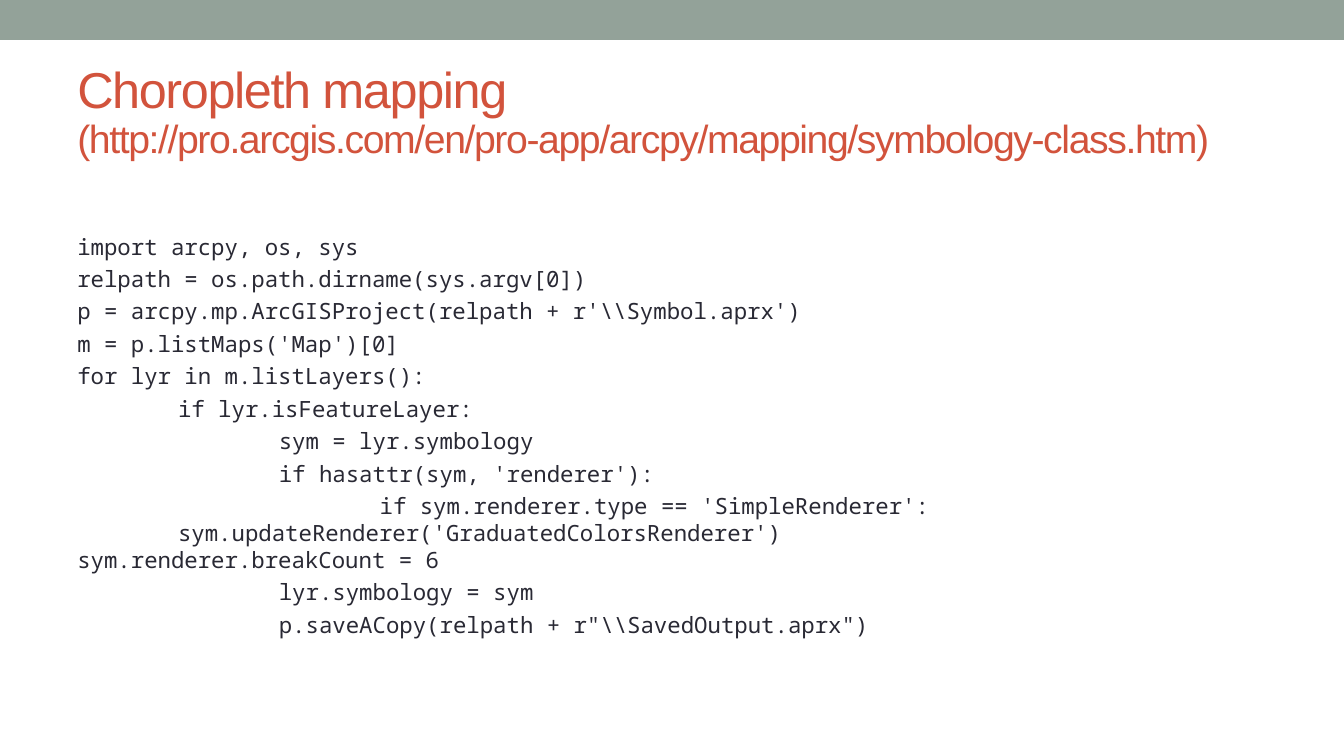
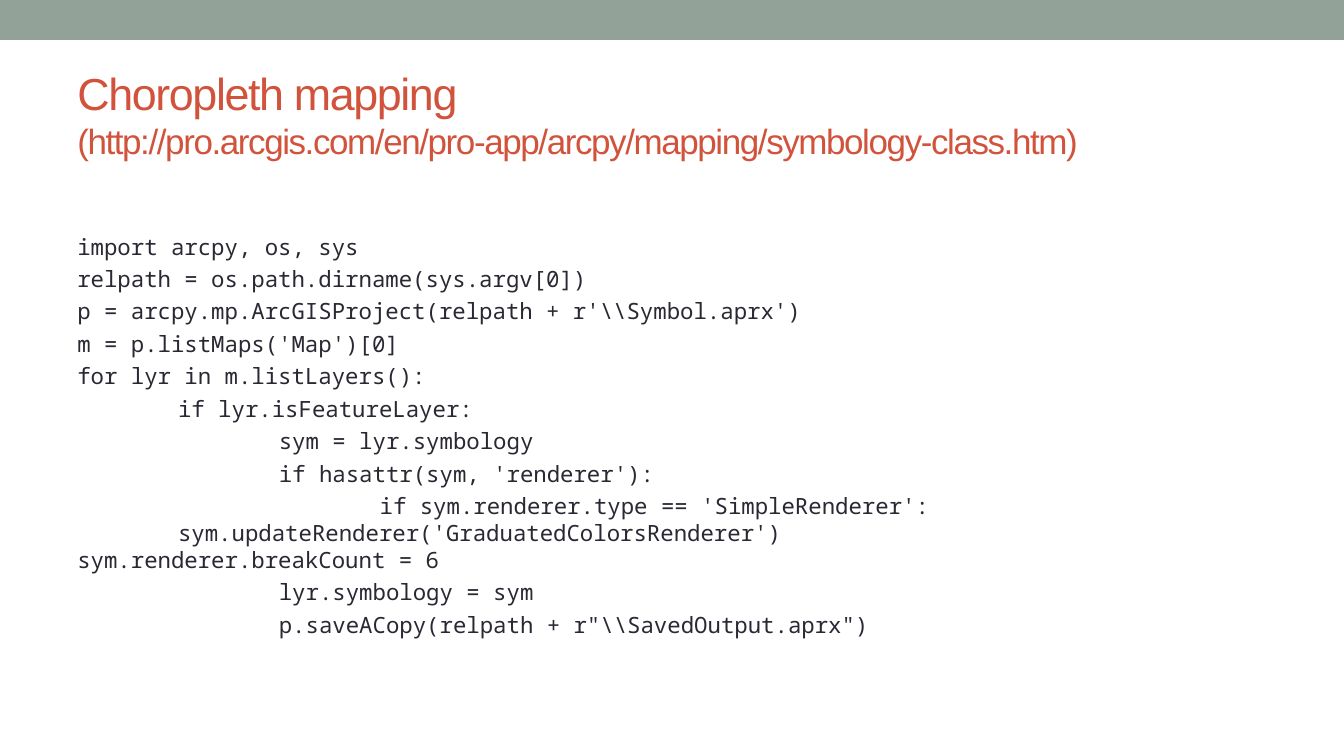
Before and after one commit to MGIS-UMN-GIS5578/GIS5578-week9, a slide deck: slide 3 of week9_mapping _with_arcpy.odp. Drawn at 1344x756 pixels with LibreOffice and Linux fonts; fonts in the diff are those of the drawing. Boxes give left, top, right and bottom in pixels: in the first picture for what was removed or moved away, otherwise in the second. Text is boxed around its words. In the diff, an @@ line names an element or a change of style, - is before the commit and + after.

```diff
--- a/week9_mapping _with_arcpy.odp
+++ b/week9_mapping _with_arcpy.odp
@@ title "Choropleth mapping (http://pro.arcgis.com/en/pro-app/arcpy/m ..." at box(77, 77, 1078, 161): size 36 to 32 pt in "Choropleth mapping"; size 28 to 25 pt in "(http://pro.arcgis.com/en/pro-app/arcpy/mapping/symbology-cl ..."; line spacing 0.9 to 1 @@
```
Also in this commit, not shown: 2 slides added, 10 other files.
